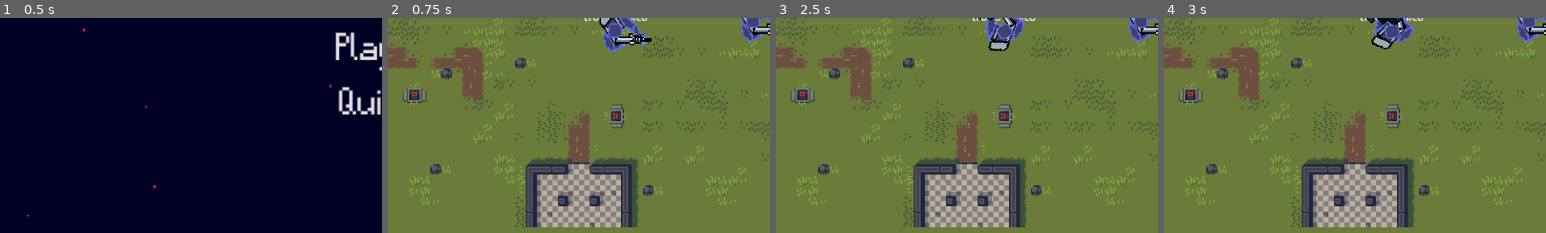
Above: before the commit, frames 1-4 (left to right).
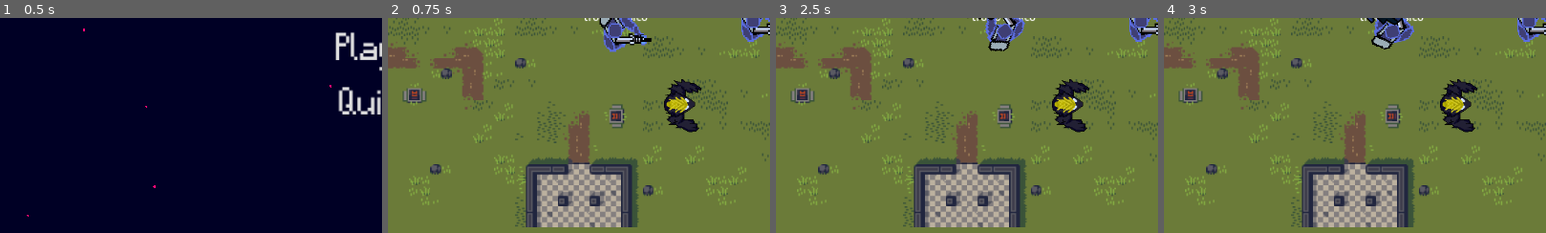
Above: after the commit, the same moments.

Repository: Denomycor/ddj
Game: Godot game, scene res://assets/scenes/game.tscn
Two runs of this game, one before a commit and one after it. Both use one fixed random seed, a clock stepped at 60 frames per second and the inputs below.
Inputs (mouse positions are % of the whole screen's width and height, from its top left):
- Up to frame 1 (0.5 s): no input
- Up to frame 2 (0.75 s): click "Play" at 0.5 s
- Up to frame 3 (2.5 s): tap Enter at 1.25 s; move the mouse to (72, 45) at 1.27 s; click (72, 45) at 1.42 s; move the mouse to (30, 55) at 2.02 s; click (30, 55) at 2.17 s
- Up to frame 4 (3 s): move the mouse to (60, 28) at 2.77 s; click (60, 28) at 2.92 s
The pictures show only the part of the screen within x 0-50%, y 50-100%; the shares and areas given below are measured in that part.

Frame 1 is identical in both runs. In frame 2, 1.4% of the frame differs, in the area x 72-82%, y 28-54%; in frame 3, 1.4%; in frame 4, 1.4%.

Commit message:
Bug fixed and hp bars

Diff:
--- a/assets/scenes/test_level.tscn
+++ b/assets/scenes/test_level.tscn
@@ -1,9 +1,10 @@
-[gd_scene load_steps=16 format=3 uid="uid://cvi3u4ffos2fs"]
+[gd_scene load_steps=17 format=3 uid="uid://cvi3u4ffos2fs"]
 
 [ext_resource type="Texture2D" uid="uid://j16p3k3v5adl" path="res://assets/scenes/jawbreaker_sample.png" id="1_bd52f"]
 [ext_resource type="PackedScene" uid="uid://n8cohatmpk2b" path="res://assets/scenes/troops/troop.tscn" id="1_lm31w"]
 [ext_resource type="PackedScene" uid="uid://bune1a7rrsgdw" path="res://assets/scenes/enemies/enemy_rusher.tscn" id="2_ui34s"]
 [ext_resource type="Script" path="res://assets/scripts/selection_rect.gd" id="3_mw2rs"]
+[ext_resource type="PackedScene" uid="uid://dcx535yy3ub28" path="res://assets/scenes/troops/troop_tank.tscn" id="4_06ktj"]
 [ext_resource type="Script" path="res://assets/scripts/command_buttons/move_to_button.gd" id="4_a6ie6"]
 [ext_resource type="Script" path="res://assets/scripts/command_buttons/command_button.gd" id="5_seiyv"]
 [ext_resource type="Script" path="res://assets/scripts/pause_menu.gd" id="6_ulip5"]
@@ -313,6 +314,9 @@
 [node name="enemy_rusher" parent="." instance=ExtResource("2_ui34s")]
 position = Vector2(232, 184)
 
+[node name="TroopTank" parent="." instance=ExtResource("4_06ktj")]
+position = Vector2(432, 456)
+
 [node name="selection_rect" type="CanvasLayer" parent="."]
 script = ExtResource("3_mw2rs")
 
--- a/assets/scenes/troops/troop_tank.tscn
+++ b/assets/scenes/troops/troop_tank.tscn
@@ -53,6 +53,24 @@
 "RESET": SubResource("Animation_21rxp"),
 "shoot": SubResource("Animation_vauwb")
 }
+
+[sub_resource type="StyleBoxFlat" id="StyleBoxFlat_7es1k"]
+bg_color = Color(0.0687983, 0.0687983, 0.0687982, 1)
+corner_radius_top_left = 10
+corner_radius_top_right = 10
+corner_radius_bottom_right = 10
+corner_radius_bottom_left = 10
+
+[sub_resource type="StyleBoxFlat" id="StyleBoxFlat_f8m4n"]
+bg_color = Color(0.50607, 0.662389, 0.233275, 1)
+corner_radius_top_left = 10
+corner_radius_top_right = 10
+corner_radius_bottom_right = 10
+corner_radius_bottom_left = 10
+
+[sub_resource type="Theme" id="Theme_0csfm"]
+ProgressBar/styles/background = SubResource("StyleBoxFlat_7es1k")
+ProgressBar/styles/fill = SubResource("StyleBoxFlat_f8m4n")
 
 [node name="TroopTank" type="CharacterBody2D" groups=["player_troops"]]
 script = ExtResource("1_nhw18")
@@ -119,3 +137,14 @@
 [node name="SfxPlayer" type="AudioStreamPlayer2D" parent="."]
 
 [node name="NavigationAgent2D" type="NavigationAgent2D" parent="."]
+
+[node name="hp_bar" type="ProgressBar" parent="."]
+offset_left = -32.0
+offset_top = -56.0
+offset_right = 32.0
+offset_bottom = -39.0
+theme = SubResource("Theme_0csfm")
+max_value = 1000.0
+step = 1.0
+value = 500.0
+show_percentage = false
--- a/assets/scripts/commands/move_to.gd
+++ b/assets/scripts/commands/move_to.gd
@@ -3,7 +3,7 @@
 const MAX_MOVE_TIME := 20
 
 var target_pos: Vector2
-var troop: Troop
+var troop: CharacterBody2D
 var nav_agent: NavigationAgent2D
 var tween: Tween
 
@@ -27,7 +27,7 @@
 func physics_process(_delta: float) -> void:
 	if !nav_agent.is_navigation_finished():#novo
 		var next_point := nav_agent.get_next_path_position()#novo
-		var motion: Vector2 = troop.global_position.direction_to(next_point) * troop.speed#novo
+		var motion: Vector2 = troop.global_position.direction_to(next_point) * owner.speed#novo
 		_on_velocity_computed(motion)#novo
 	else:
 		leave_command()
--- a/assets/scripts/components/hitbox_component.gd
+++ b/assets/scripts/components/hitbox_component.gd
@@ -8,6 +8,23 @@
 
 var current_hp := max_hp
 
+var hp_bar_tween: Tween
+
+func _ready() -> void:
+	var hp_bar: ProgressBar = get_node_or_null("../hp_bar")
+	if(hp_bar):
+		hp_bar.max_value = max_hp
+		hp_bar.value = max_hp
+		hp_bar.visible = false
+		hit.connect(func(value: float):
+			hp_bar.value -= value
+			hp_bar.visible = true
+			if(hp_bar_tween != null && hp_bar_tween.is_valid()):
+				hp_bar_tween.kill()
+			hp_bar_tween = create_tween()
+			hp_bar_tween.tween_callback(func(): hp_bar.visible = false).set_delay(1)
+		)
+
 
 func deal_damage(value: float) -> void:
 	if(current_hp > value):
@@ -16,4 +33,5 @@
 	else:
 		current_hp = 0
 		hit.emit(value)
+		print("died")
 		died.emit()
--- a/assets/scripts/troop_tank.gd
+++ b/assets/scripts/troop_tank.gd
@@ -14,6 +14,7 @@
 const JUMP_VELOCITY = -400.0
 
 func _ready() -> void:
+	hitbox_component.died.connect(queue_free)
 	projectile_spawner_component.shoot_projectile.connect(func(from: Vector2, rot: float, _data: Variant):
 		#animação de disparo
 		animation_player.play("shoot")
Not shown: 1 places in assets/scenes/troops/troop_tank.tscn that only renumber resources
